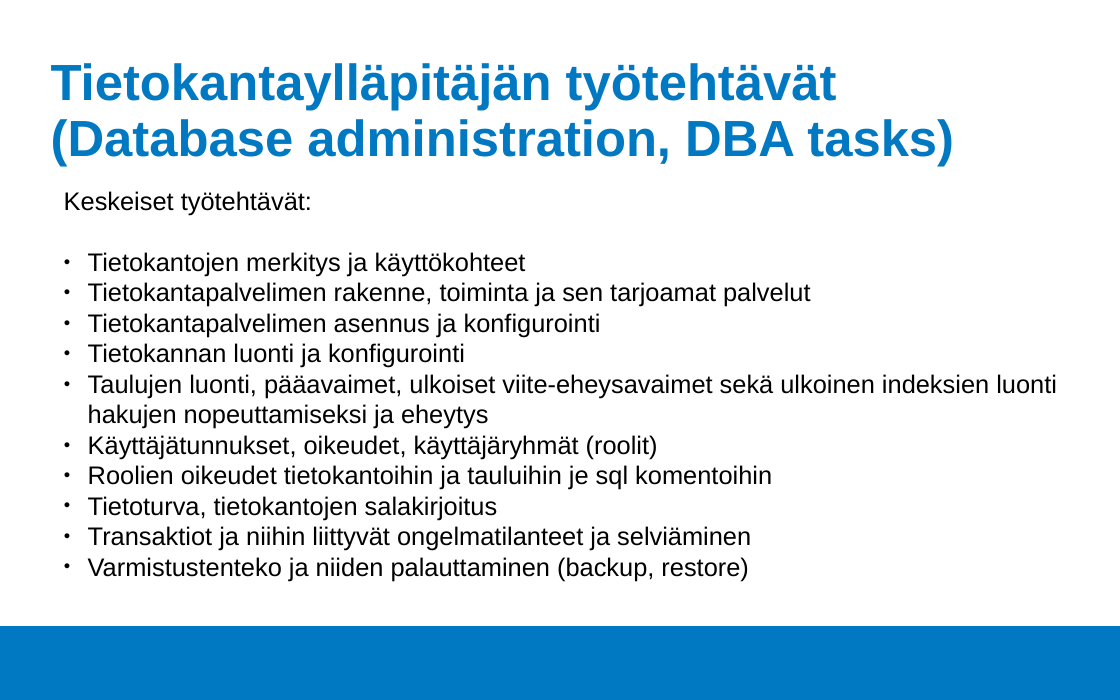
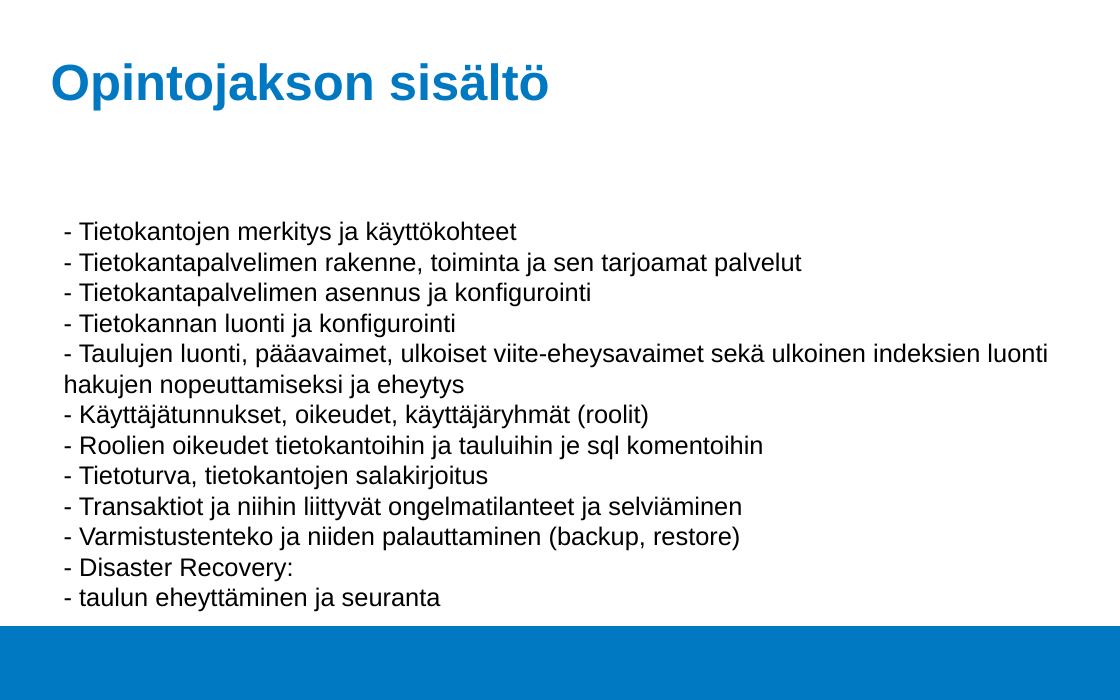
Before and after one commit to Tietokantahallinta/Tietokantahallinta.github.io, a slide deck: slide 3 of luennot/viikko01/Luentokalvot_01.odp. Drawn at 1120x700 pixels with LibreOffice and Linux fonts; fonts in the diff are those of the drawing; background and template pictures are left out. Boxes give left, top, right and bottom in pixels: in the first picture for what was removed or moved away, otherwise in the second. Text is boxed around its words. In the diff, an @@ line names an element or a change of style, - is before the commit and + after.

```diff
--- a/luennot/viikko01/Luentokalvot_01.odp
+++ b/luennot/viikko01/Luentokalvot_01.odp
@@ title at bbox=[51, 63, 550, 111]: text changed @@
-Tietokantaylläpitäjän työtehtävät
-(Database administration, DBA tasks)
+Opintojakson sisältö
@@ text at bbox=[64, 221, 1048, 612]: text changed @@
-Keskeiset työtehtävät:
-● Tietokantojen merkitys ja käyttökohteet
-● Tietokantapalvelimen rakenne, toiminta ja sen tarjoamat palvelut
-● Tietokantapalvelimen asennus ja konfigurointi
-● Tietokannan luonti ja konfigurointi
-● Taulujen luonti, pääavaimet, ulkoiset viite-eheysavaimet sekä ulkoinen indeksien luonti hakujen nopeuttamiseksi ja eheytys
-● Käyttäjätunnukset, oikeudet, käyttäjäryhmät (roolit)
-● Roolien oikeudet tietokantoihin ja tauluihin je sql komentoihin
-● Tietoturva, tietokantojen salakirjoitus
-● Transaktiot ja niihin liittyvät ongelmatilanteet ja selviäminen
-● Varmistustenteko ja niiden palauttaminen (backup, restore)
+- Tietokantojen merkitys ja käyttökohteet
+- Tietokantapalvelimen rakenne, toiminta ja sen tarjoamat palvelut
+- Tietokantapalvelimen asennus ja konfigurointi
+- Tietokannan luonti ja konfigurointi
+- Taulujen luonti, pääavaimet, ulkoiset viite-eheysavaimet sekä ulkoinen indeksien luonti hakujen nopeuttamiseksi ja eheytys
+- Käyttäjätunnukset, oikeudet, käyttäjäryhmät (roolit)
+- Roolien oikeudet tietokantoihin ja tauluihin je sql komentoihin
+- Tietoturva, tietokantojen salakirjoitus
+- Transaktiot ja niihin liittyvät ongelmatilanteet ja selviäminen
+- Varmistustenteko ja niiden palauttaminen (backup, restore)
+- Disaster Recovery:
+- taulun eheyttäminen ja seuranta
```
Also in this commit, not shown: 6 other slides changed, 2 slides added, 2 other files.
